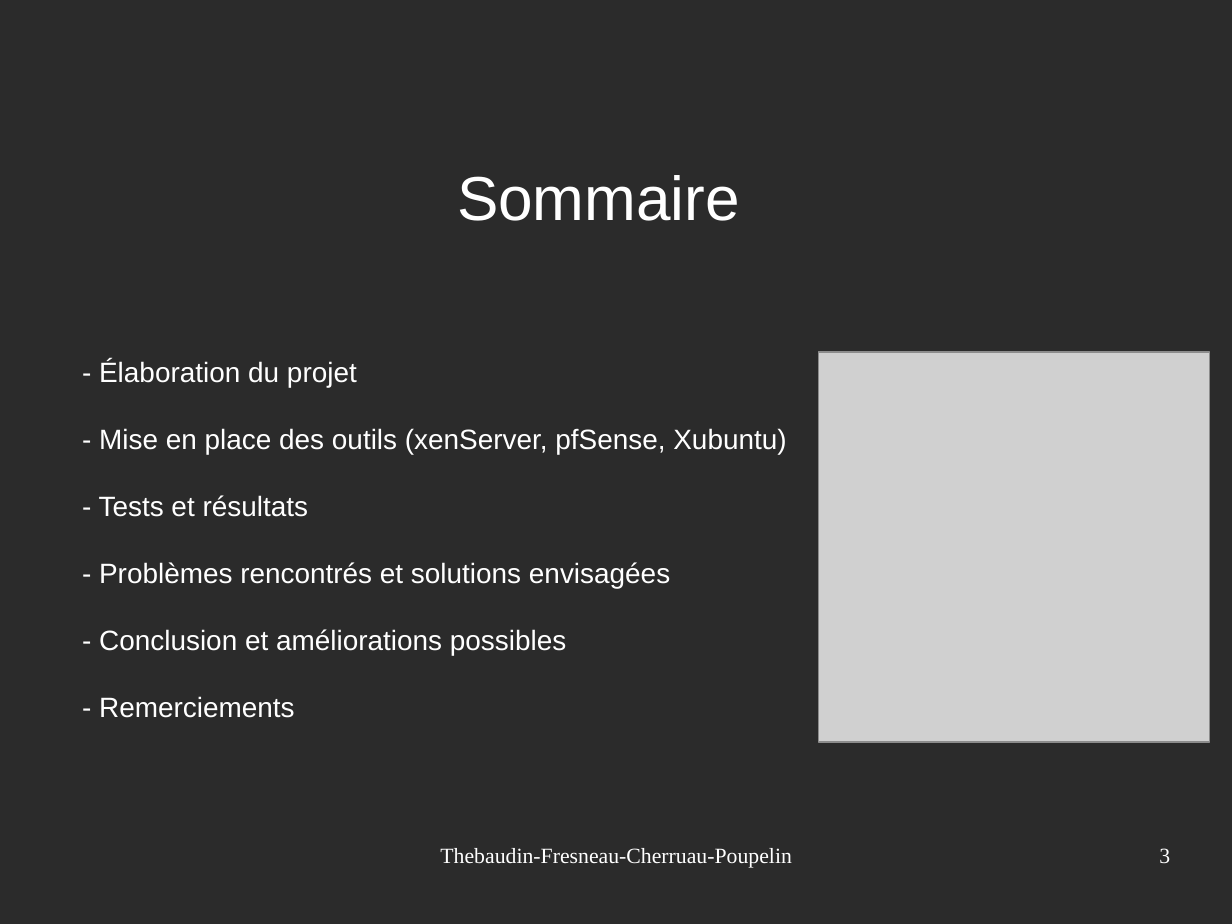
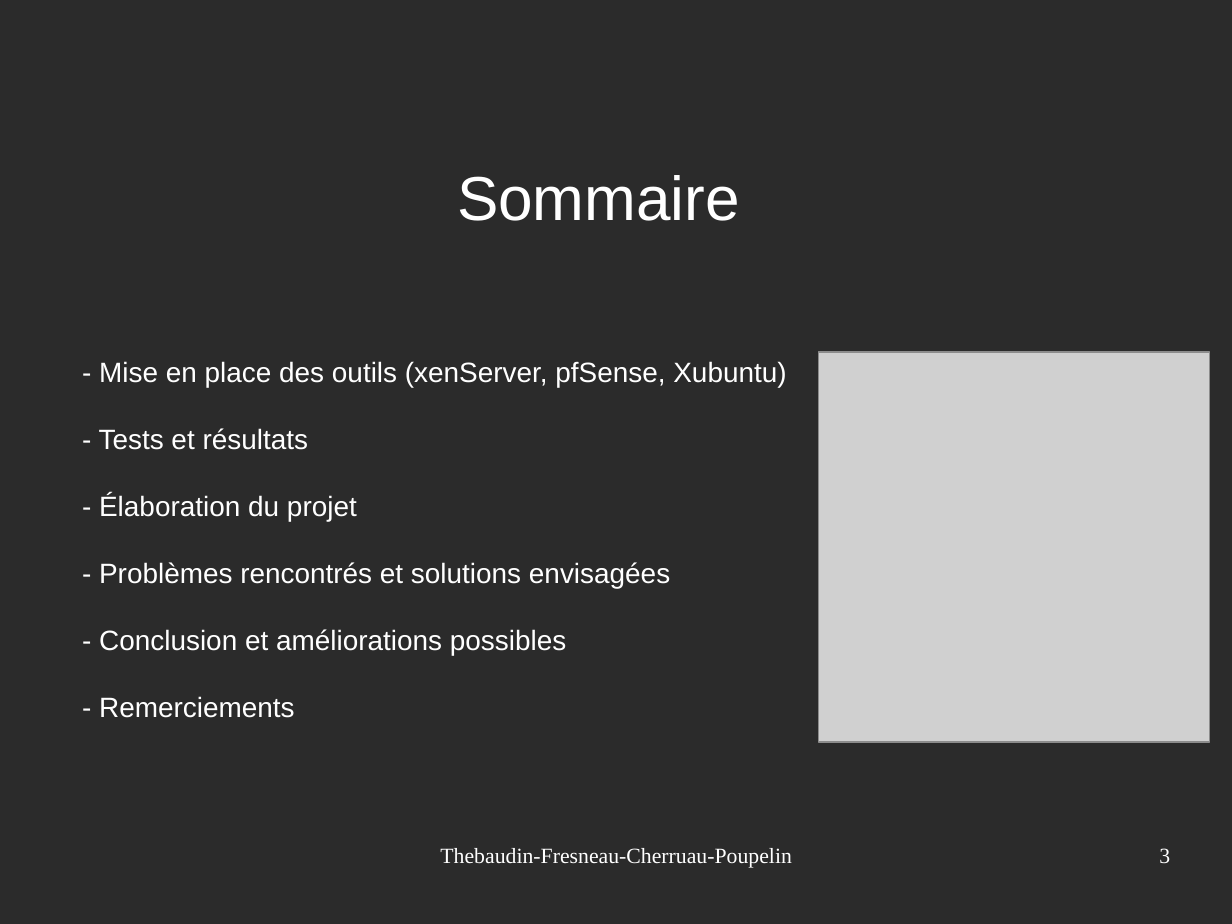
Before and after one commit to acherruau/projet2, a slide deck: slide 3 of Présentation_ProjetTuteuré.odp. Drawn at 1232x924 pixels with LibreOffice and Linux fonts; fonts in the diff are those of the drawing; grey boxes stand for pictures; background and template pictures are left out; a plain dark background stands for a picture behind light text. Boxes give left, top, right and bottom in pixels: in the first picture for what was removed or moved away, otherwise in the second. Text is boxed around its words. In the diff, an @@ line names an element or a change of style, - is before the commit and + after.

Commit message:
diapo

```diff
--- a/Présentation_ProjetTuteuré.odp
+++ b/Présentation_ProjetTuteuré.odp
@@ text at [99, 360, 357, 387]: paragraph removed @@
-- Élaboration du projet
@@ text at [99, 494, 357, 521]: paragraph added @@
+- Élaboration du projet
```
